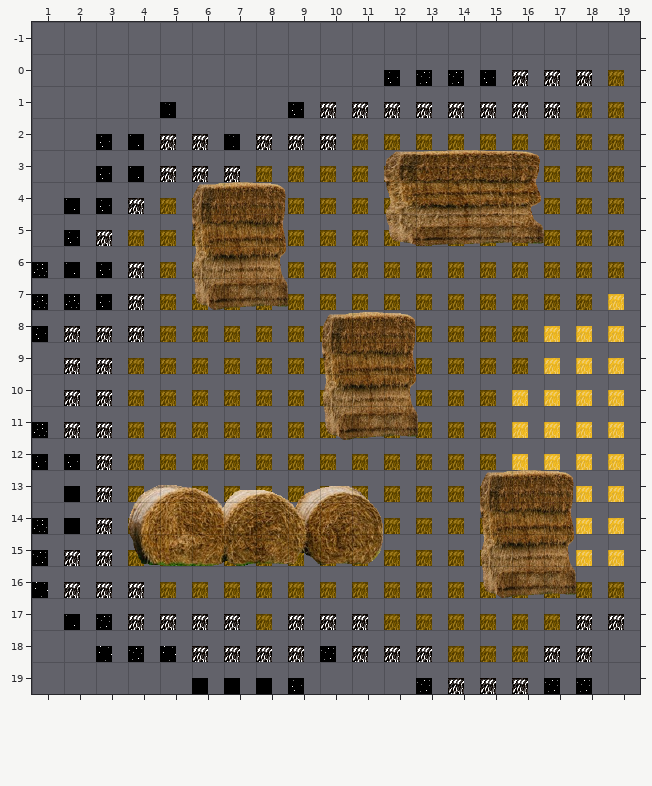
One commit to this Tiled map: scripts/world/maps/chapter1/farm_world/farm4.tmx. Above, as it was before the edit.
Cells are 40x40 px. Shown: x 1..19, y -1..19.
The same view after the edit:
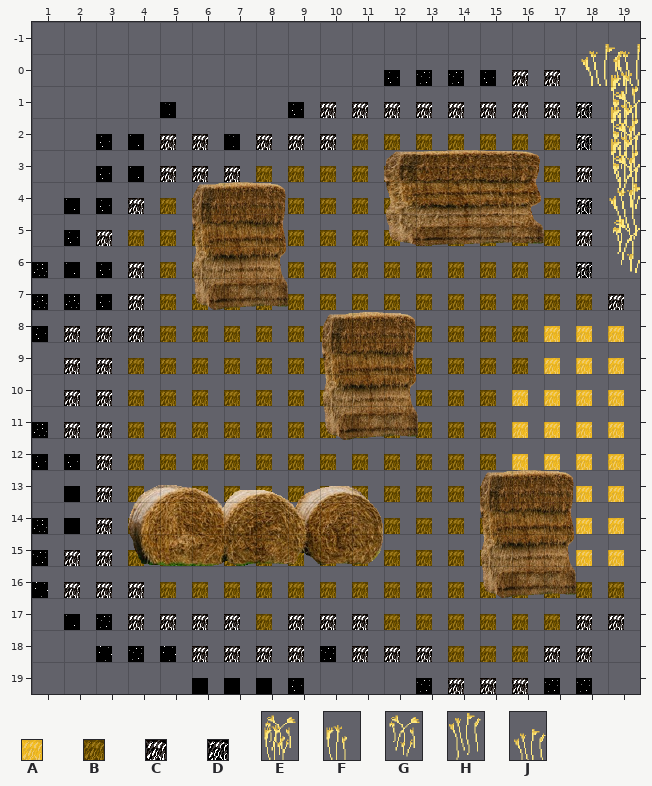
Key: from "farm_world": A 4, B 14, C 20, D 21; from "farm_world_extras": E 0 "dark_wheat1", F 1 "dark_wheat2", G 2 "dark_wheat3", H 3 "dark_wheat4", J 4 "dark_wheat5".
_ is an empty cell, . an unchanged one.
Tiles of an added or newly shown layer are drawn over the layers below it.
Change:
--- layer "Camada de Blocos 1"
@@ x 18..19 @@
- 0 CB
- 1 BB
- 2 BB
- 3 BB
- 4 BB
- 5 BB
- 6 BB
- 7 .A
+ 0 __
+ 1 D_
+ 2 D_
+ 3 C_
+ 4 D_
+ 5 C_
+ 6 D_
+ 7 .C
--- layer "Tile Layer 2" (added)
@@ x 18..19 @@
- 0 __
- 1 ._
- 2 ._
- 3 ._
- 4 ._
- 5 ._
- 6 ._
+ 0 JJ
+ 1 .F
+ 2 .E
+ 3 .E
+ 4 .G
+ 5 .H
+ 6 .G
